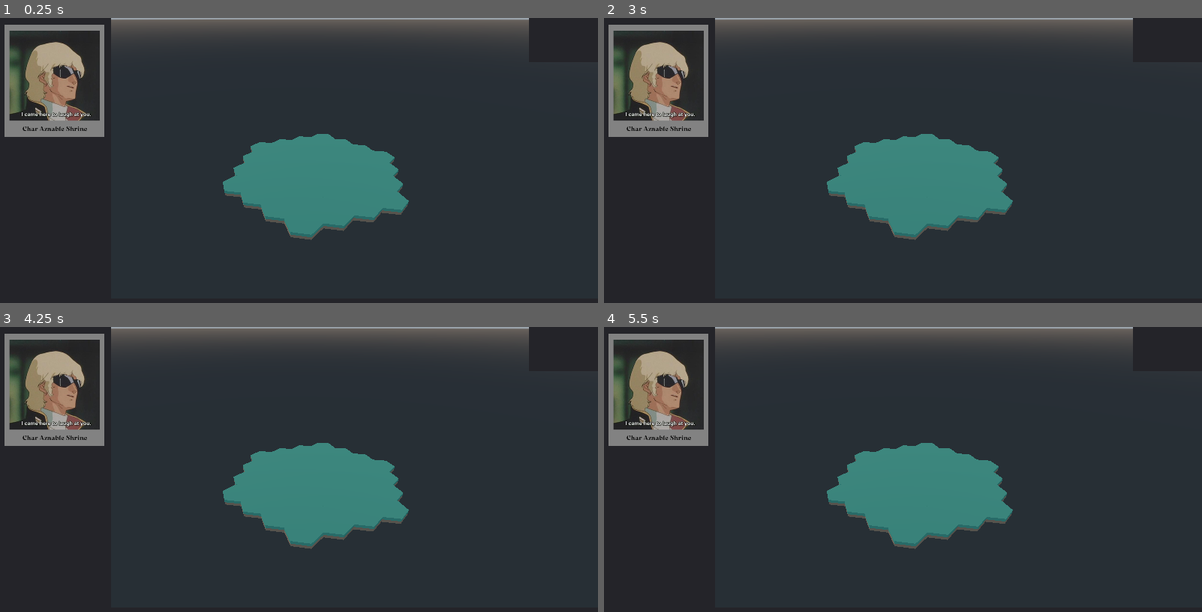
Above: before the commit, frames 1-4 (two rows, left to right).
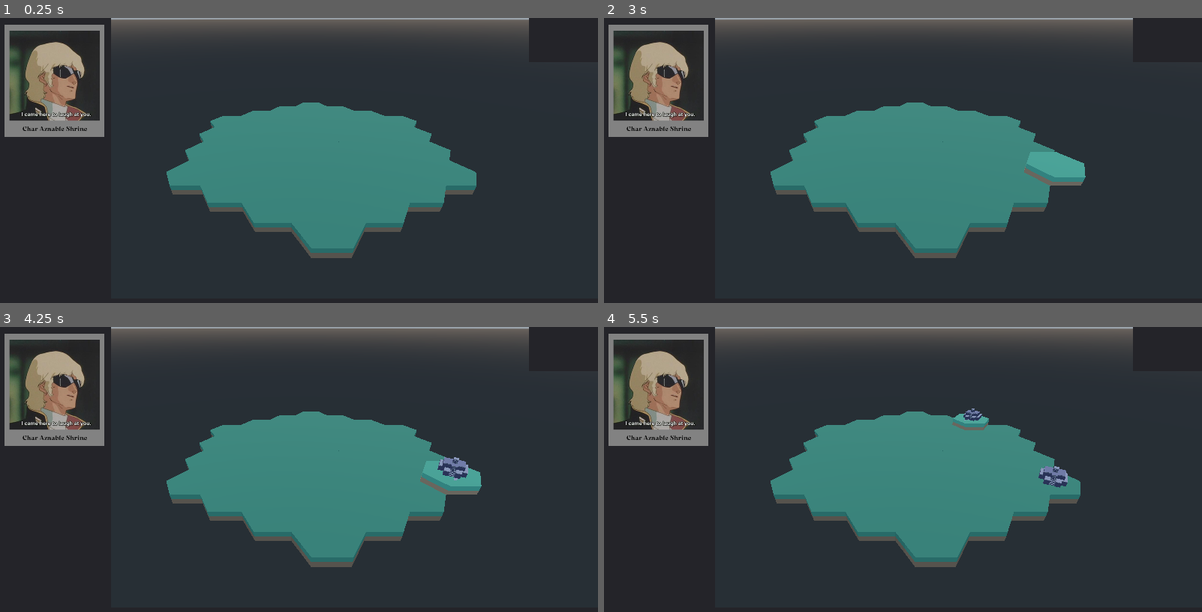
Above: after the commit, the same moments.

Repository: SudoCat/LDJAM51
Game: Godot game, scene res://scenes/grid.tscn
Two runs of this game, one before a commit and one after it. Both use one fixed random seed, a clock stepped at 60 frames per second and the inputs below.
Inputs (mouse positions are in pixels of both pictures, inside the frame that each line leads up to):
- Up to frame 1 (0.25 s): no input
- Up to frame 2 (3 s): click (657, 80) at 0.5 s; click (657, 80) at 1.25 s; click (657, 80) at 2 s; tap Enter at 2.75 s; move the mouse to (1034, 169) at 2.77 s; click (1034, 169) at 2.92 s
- Up to frame 3 (4.25 s): tap Space at 3.5 s; move the mouse to (179, 512) at 3.52 s; click (179, 512) at 3.67 s
- Up to frame 4 (5.5 s): tap Enter at 4.25 s; move the mouse to (962, 421) at 4.27 s; click (962, 421) at 4.42 s; tap Space at 5 s; move the mouse to (873, 563) at 5.02 s; click (873, 563) at 5.17 s

The runs differ from the first frame. In frame 1, 10% of the frame differs, in the area x 27-80%, y 29-85%; in frame 2, 11%; in frame 3, 11%; in frame 4, 11%, in the area x 27-80%, y 28-85%.

Commit message:
camera 44587345

Diff:
--- a/scenes/grid.tscn
+++ b/scenes/grid.tscn
@@ -12,7 +12,7 @@
 script = ExtResource( 1 )
 
 [node name="Camera" type="Camera" parent="."]
-transform = Transform( -0.939693, -0.196175, 0.280166, 0, 0.819152, 0.573577, -0.34202, 0.538986, -0.769751, 12.8027, 10, -9.52024 )
+transform = Transform( -0.866026, 0.286788, -0.409576, 0, 0.819152, 0.573577, 0.5, 0.496732, -0.709407, 1.10015, 5.56411, -5.16759 )
 
 [node name="Player" parent="." instance=ExtResource( 2 )]
 
